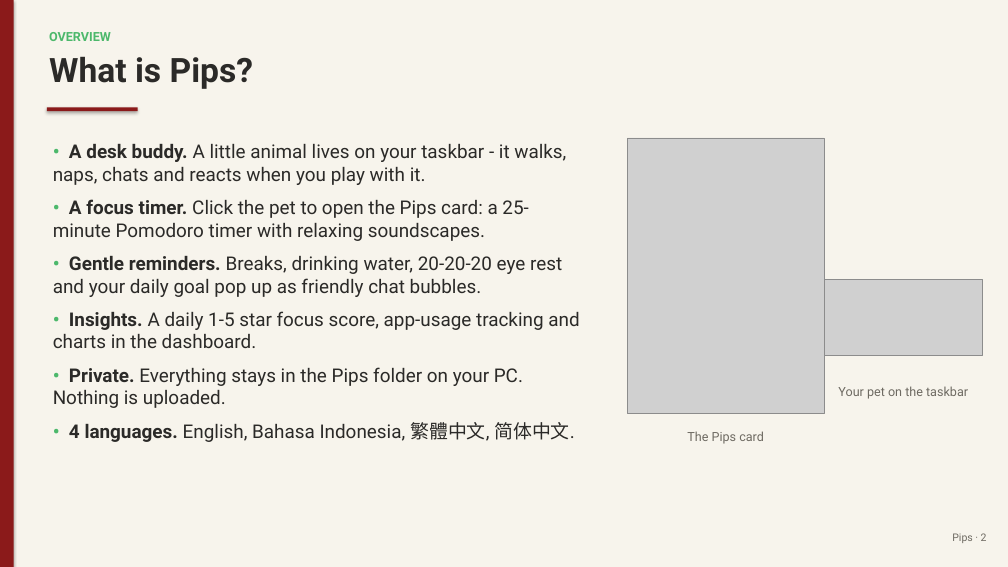
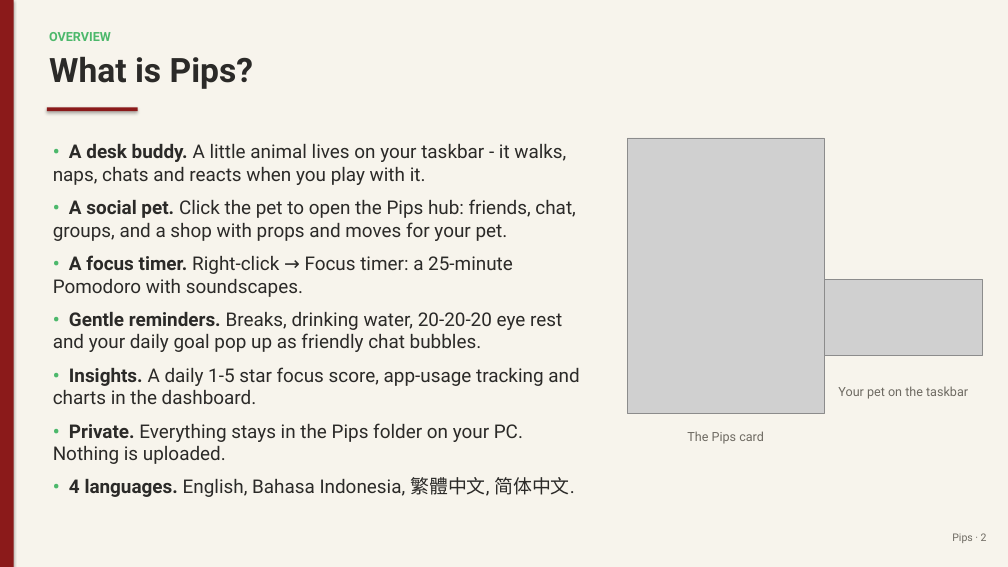
Before and after one commit to juw12/projects, a slide deck: slide 2 of apps/pips/web/download/Pips-Guide.pptx. Drawn at 1008x567 pixels with LibreOffice and Linux fonts; fonts in the diff are those of the drawing; grey boxes stand for pictures. Boxes give left, top, right and bottom in pixels: in the first picture for what was removed or moved away, otherwise in the second. Text is boxed around its words. In the diff, an @@ line names an element or a change of style, - is before the commit and + after.

Commit message:
pips 2.5.0: Shop, coins, props & moves

```diff
--- a/apps/pips/web/download/Pips-Guide.pptx
+++ b/apps/pips/web/download/Pips-Guide.pptx
@@ text at bbox=[53, 199, 575, 297]: text changed @@
-• A focus timer. Click the pet to open the Pips card: a 25-minute Pomodoro timer with relaxing soundscapes.
+• A social pet. Click the pet to open the Pips hub: friends, chat, groups, and a shop with props and moves for your pet.
+• A focus timer. Right-click → Focus timer: a 25-minute Pomodoro with soundscapes.
```
Also in this commit, not shown: 10 other slides changed, 2 slides added, 1 slide removed, 11 other files.
